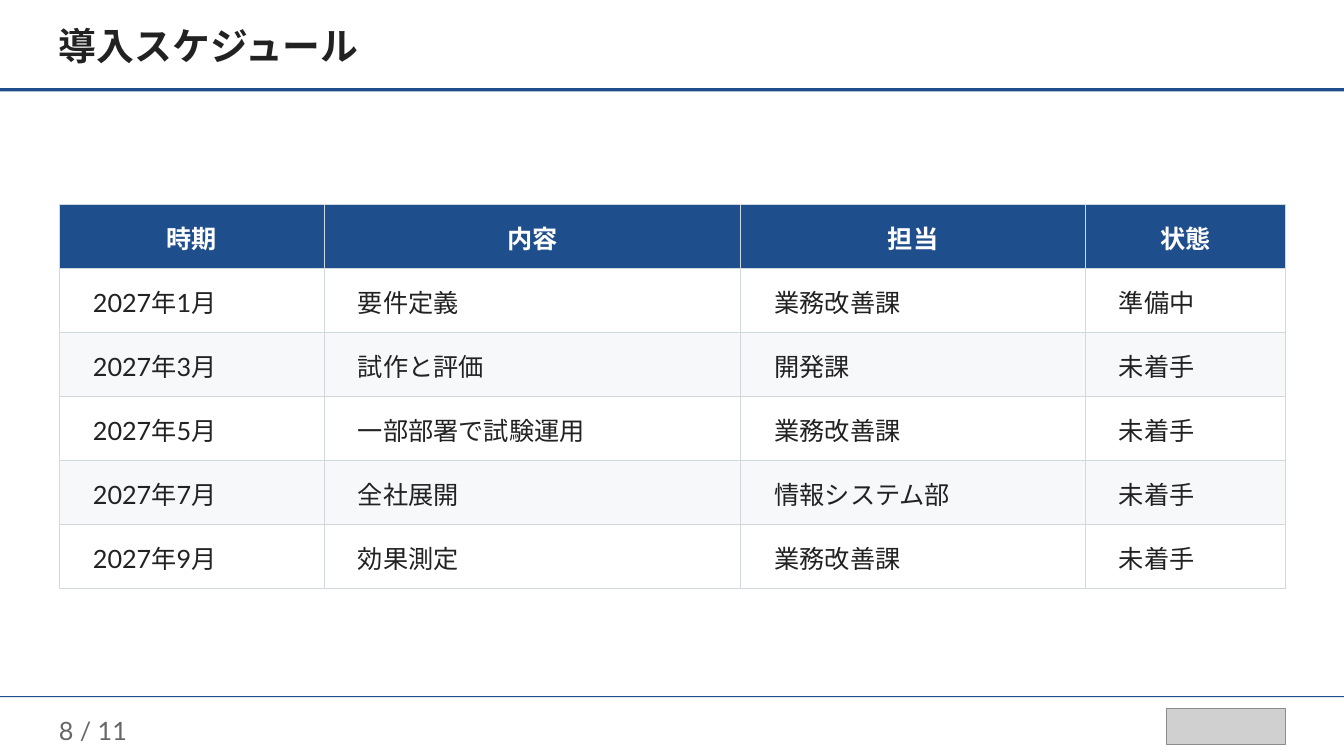
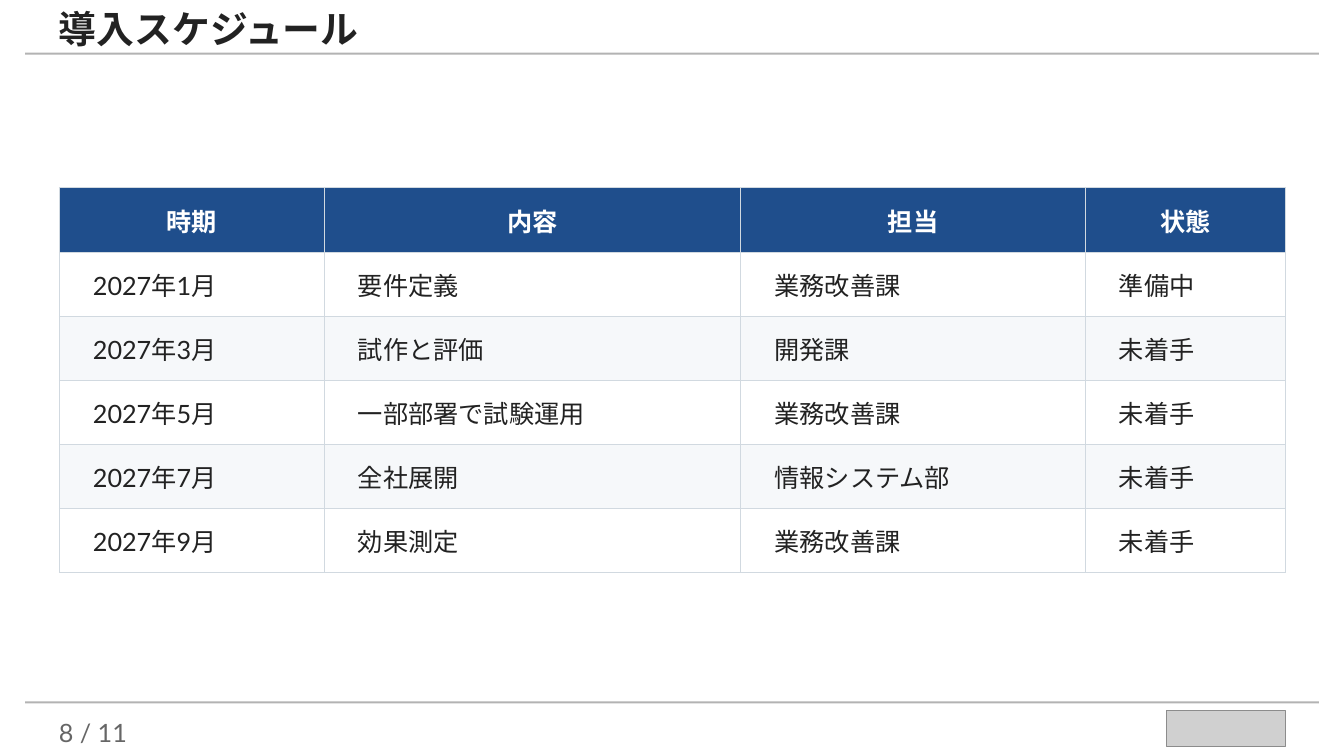
Before and after one commit to takuya109048/llm-assist-kit, a slide deck: slide 8 of examples/marp-slides-example.pptx. Drawn at 1344x756 pixels with LibreOffice and Linux fonts; fonts in the diff are those of the drawing; grey boxes stand for pictures. Boxes give left, top, right and bottom in pixels: in the first picture for what was removed or moved away, otherwise in the second. Text is boxed around its words. In the diff, an @@ line names an element or a change of style, - is before the commit and + after.

```diff
--- a/examples/marp-slides-example.pptx
+++ b/examples/marp-slides-example.pptx
@@ text "導入スケジュール": place and size @@
-text "導入スケジュール" at (59,28,359,64)
+text "導入スケジュール" at (59,11,359,47)
@@ rectangle at (25,52,1319,54): fill #1F4E8C to #B3B3B3 @@
@@ rectangle: place and size @@
-rectangle at (0,89,1344,92)
+rectangle at (25,52,1319,54)
@@ table: place and size @@
-table at (59,205,1287,589)
+table at (59,188,1287,572)
@@ rectangle: place and size @@
-rectangle at (0,697,1344,698)
+rectangle at (25,702,1319,704)
@@ rectangle at (25,702,1319,704): fill #1F4E8C to #B3B3B3 @@
```
Also in this commit, not shown: 9 other slides changed, 3 other files.
